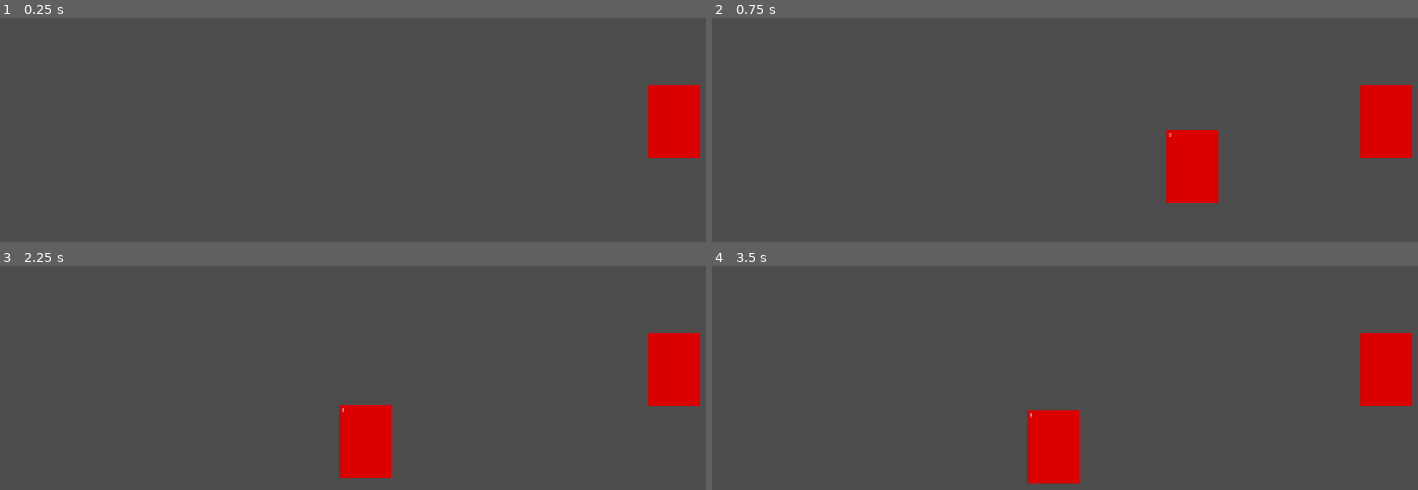
Above: before the commit, frames 1-4 (two rows, left to right).
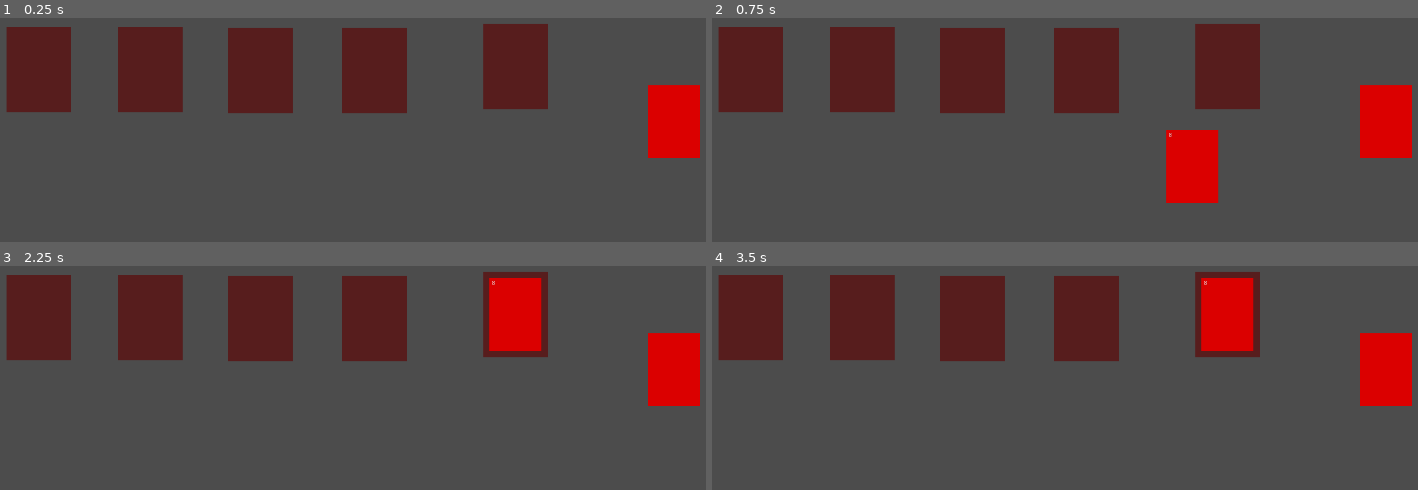
Above: after the commit, the same moments.

Repository: chalkchaser/tcg-element
Game: Godot game, scene res://PlaySpace.tscn
Same seed, same stepped clock (60 frames per second), same inputs: the game is played once before the commit and once after it.
Inputs (mouse positions are in pixels of both pictures, inside the frame that each line leads up to):
- Up to frame 1 (0.25 s): no input
- Up to frame 2 (0.75 s): tap Enter at 0.5 s; drag from (1382, 121) to (outside the picture) at 0.52 s
- Up to frame 3 (2.25 s): drag from (353, 445) to (670, 369) at 1.27 s; move the mouse to (outside the picture) at 2.02 s; click (outside the picture) at 2.1 s
- Up to frame 4 (3.5 s): tap Space at 2.75 s; drag from (1015, 386) to (outside the picture) at 2.77 s

The runs differ from the first frame. In frame 1, 17% of the frame differs, in the area x 0-78%, y 2-43%; in frame 2, 17%; in frame 3, 20%; in frame 4, 20%, in the area x 0-78%, y 2-98%.

Commit message:
added field slots which can hold cards, as well as simple json integration

Diff:
--- a/Card.tscn
+++ b/Card.tscn
@@ -7,6 +7,7 @@
 extents = Vector2( 63, 88 )
 
 [node name="Card" type="Node2D"]
+z_index = 1
 script = ExtResource( 2 )
 
 [node name="Sprite" type="Sprite" parent="."]
--- a/Deck.gd
+++ b/Deck.gd
@@ -33,6 +33,7 @@
 			newCard.position = self.position
 			var card_copy = cards_test.cards[randi()%cards_test.cards.size()]
 			newCard.get_node("BattleStat").text = String(card_copy.score)
+			newCard.trumpValue = card_copy.score
 			cards_test.cards.erase(card_copy)
 			self.get_parent().get_node("Hand").add_child(newCard)
 
--- /dev/null
+++ b/Field.gd
@@ -0,0 +1,16 @@
+extends Node2D
+
+
+# Declare member variables here. Examples:
+# var a = 2
+# var b = "text"
+
+
+# Called when the node enters the scene tree for the first time.
+func _ready():
+	pass # Replace with function body.
+
+
+# Called every frame. 'delta' is the elapsed time since the previous frame.
+#func _process(delta):
+#	pass
--- /dev/null
+++ b/FieldSlot.gd
@@ -0,0 +1,37 @@
+extends Area2D
+
+
+# Declare member variables here. Examples:
+# var a = 2
+# var b = "text"
+
+
+# Called when the node enters the scene tree for the first time.
+func _ready():
+	pass # Replace with function body.
+
+
+# Called every frame. 'delta' is the elapsed time since the previous frame.
+func _process(delta):
+		if Input.is_action_just_released("click"):
+			link_card()
+
+
+
+var connected_card
+func _on_FieldSlot_area_entered(area):
+	if(area.get_parent().get_parent().name == "Hand"):
+		connected_card = area.get_parent()
+
+
+
+func link_card():
+	#print("trump"+ String(card.trumpValue))
+		if(connected_card != null):
+			if(connected_card.get_parent().name == "Hand"):
+				connected_card.get_parent().remove_child(connected_card)
+			connected_card.position.x = 0
+			connected_card.position.y = 0
+			self.add_child(connected_card)
+
+			#card.position = self.position
--- /dev/null
+++ b/FieldSlot.tscn
@@ -0,0 +1,21 @@
+[gd_scene load_steps=4 format=2]
+
+[ext_resource path="res://FieldSlot.gd" type="Script" id=1]
+[ext_resource path="res://fieldSlot.png" type="Texture" id=2]
+
+[sub_resource type="RectangleShape2D" id=1]
+extents = Vector2( 77, 101.5 )
+
+[node name="FieldSlot" type="Area2D"]
+z_index = -1
+script = ExtResource( 1 )
+
+[node name="CollisionShape2D" type="CollisionShape2D" parent="."]
+position = Vector2( 0, 0.5 )
+shape = SubResource( 1 )
+
+[node name="Sprite" type="Sprite" parent="."]
+scale = Vector2( 0.25, 0.25 )
+texture = ExtResource( 2 )
+
+[connection signal="area_entered" from="." to="." method="_on_FieldSlot_area_entered"]
--- a/PlaySpace.tscn
+++ b/PlaySpace.tscn
@@ -1,8 +1,10 @@
-[gd_scene load_steps=4 format=2]
+[gd_scene load_steps=6 format=2]
 
+[ext_resource path="res://FieldSlot.tscn" type="PackedScene" id=1]
 [ext_resource path="res://Hand.gd" type="Script" id=2]
 [ext_resource path="res://PlaySpace.gd" type="Script" id=3]
 [ext_resource path="res://Deck.tscn" type="PackedScene" id=4]
+[ext_resource path="res://Field.gd" type="Script" id=5]
 
 [node name="PlaySpace" type="Node2D"]
 script = ExtResource( 3 )
@@ -12,3 +14,21 @@
 
 [node name="Deck" parent="." instance=ExtResource( 4 )]
 position = Vector2( 1759, 714 )
+
+[node name="Field" type="Node2D" parent="."]
+script = ExtResource( 5 )
+
+[node name="FieldSlot" parent="Field" instance=ExtResource( 1 )]
+position = Vector2( 235, 590 )
+
+[node name="FieldSlot2" parent="Field" instance=ExtResource( 1 )]
+position = Vector2( 503, 590 )
+
+[node name="FieldSlot3" parent="Field" instance=ExtResource( 1 )]
+position = Vector2( 767, 592 )
+
+[node name="FieldSlot4" parent="Field" instance=ExtResource( 1 )]
+position = Vector2( 1040, 592 )
+
+[node name="FieldSlot5" parent="Field" instance=ExtResource( 1 )]
+position = Vector2( 1379, 582 )
Binary file added: fieldSlot.png
Not shown, added: fieldSlot.png.import
